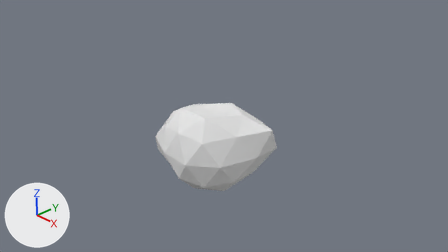
An edit to the Blender file Assets/Scenes/GameScene/Objects/Enemies/Asteroids/Meshes/small_asteroid.blend, drawn before and after from the same camera.
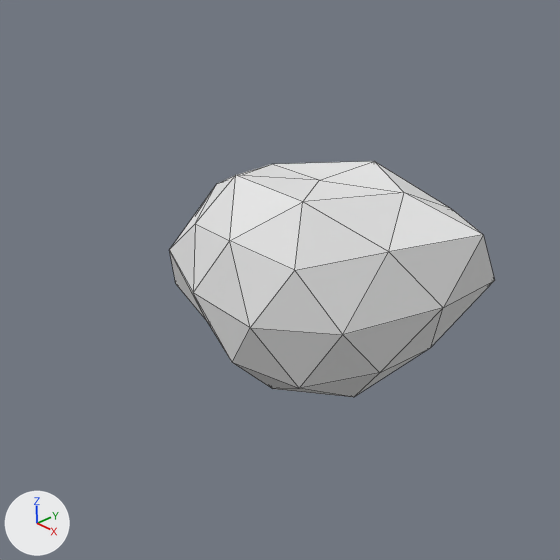
Each version is shown from the file's camera 'Camera', then close up on the part from 21% to 67% of the width and 17% to 100% of the height. The axes (+X, +Y, +Z) are drawn at lower left. The lights are the same throughout. The close-ups show mesh edges as thin lines. The same objects are shown in both versions, whatever each file hides.
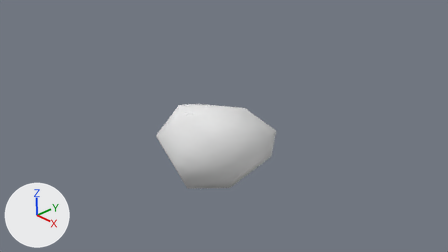
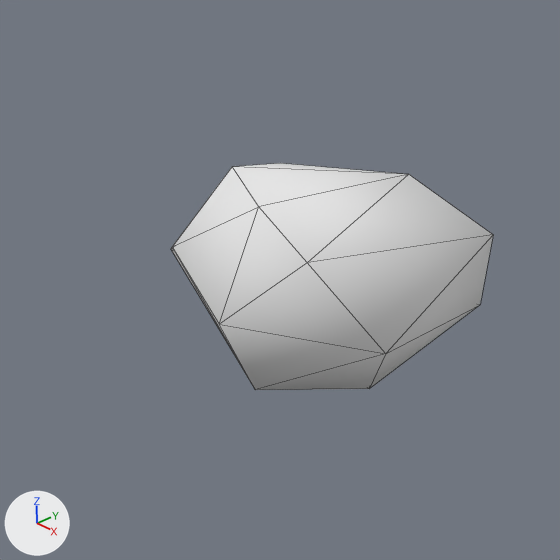
Location of each change, (x1, y1, x2, y2) in pixels of the close-ups (560 x 560 px):
'Icosphere', modifiers changed: before (169, 161, 495, 397); after (171, 163, 493, 390)

The edits, one by one:
me_icosphere has 42 vertices, 80 faces and spans x -1.08..0.97, y -1.48..2.03, z -1.1..0.96.
me_icosphere is used by ob_icosphere; location (0.0, 0.0, 0.0); rotation (0.0, 0.0, 1.571), in degrees (0, 0, 90); scale (1.0, 1.0, 1.0).
me_icosphere part 1: all faces are now shaded smooth (80 of 80 changed).
Object 'Icosphere' (ob_icosphere) gains a DECIMATE modifier named 'Decimate'.
Modifier setting: ratio = 0.452.
